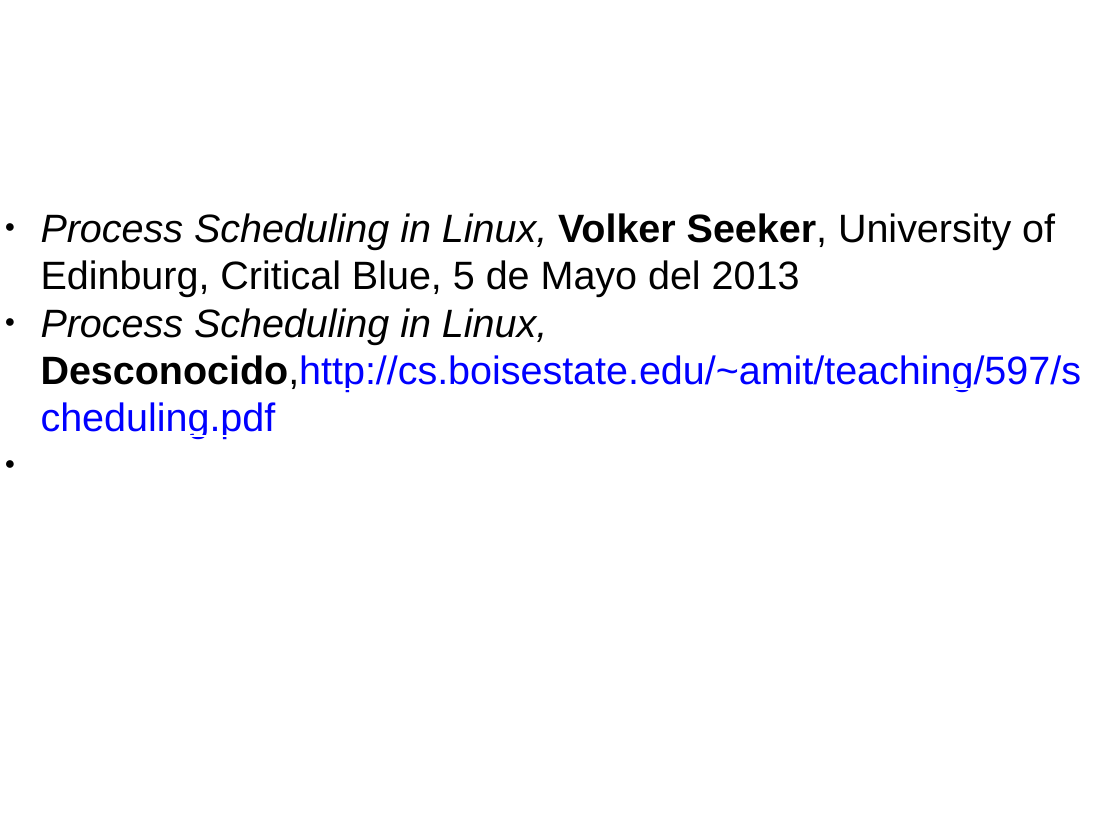
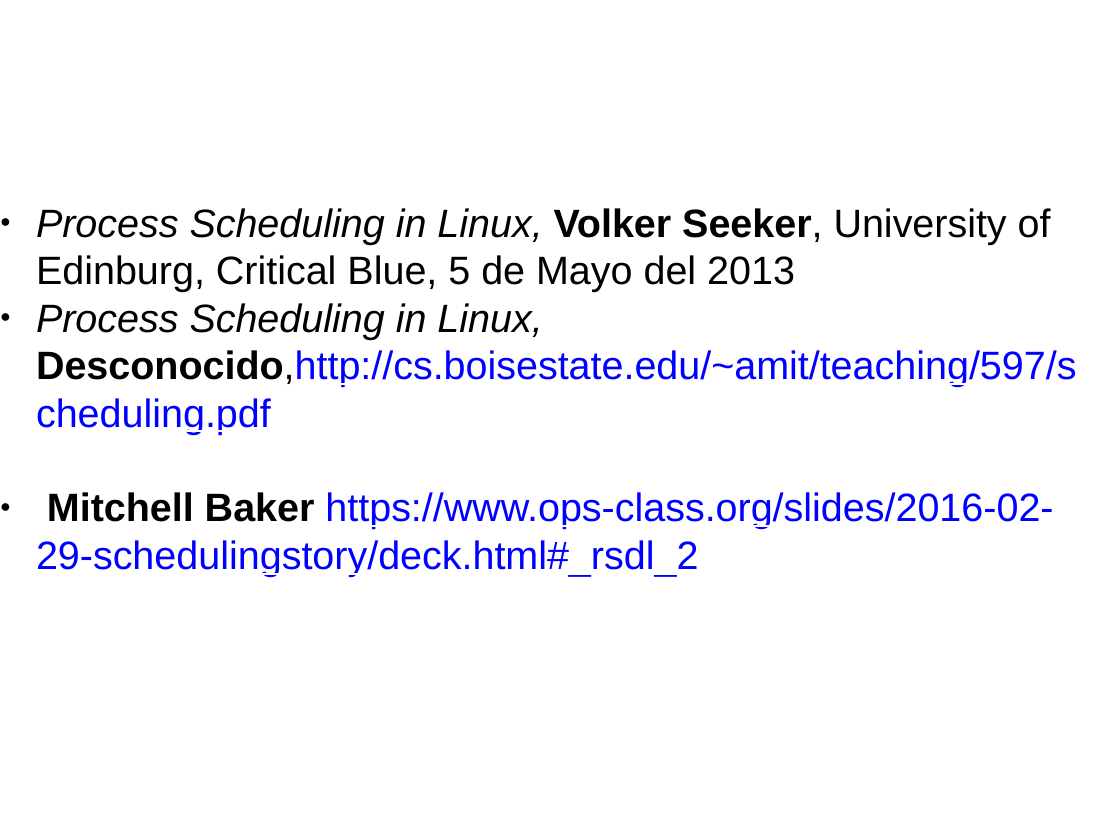
Before and after one commit to gwolf/clase-sistop-2017-01, a slide deck: slide 33 of exposiciones/planificadorCFS/planificadorCFS.pptx. Drawn at 1120x840 pixels with LibreOffice and Linux fonts; fonts in the diff are those of the drawing; background and template pictures are left out. Boxes give left, top, right and bottom in pixels: in the first picture for what was removed or moved away, otherwise in the second. Text is boxed around its words. In the diff, an @@ line names an element or a change of style, - is before the commit and + after.

```diff
--- a/exposiciones/planificadorCFS/planificadorCFS.pptx
+++ b/exposiciones/planificadorCFS/planificadorCFS.pptx
@@ text at bbox=[36, 492, 1053, 577]: paragraph added @@
+● Mitchell Baker https://www.ops-class.org/slides/2016-02-29-schedulingstory/deck.html#_rsdl_2
```
Also in this commit, not shown: 17 other slides changed.
